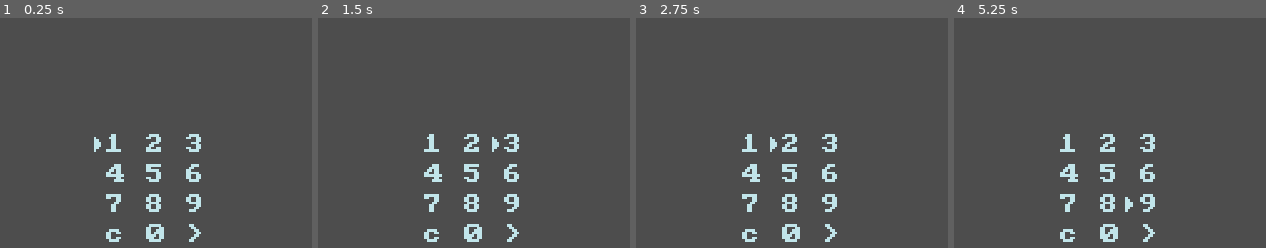
Above: before the commit, frames 1-4 (left to right).
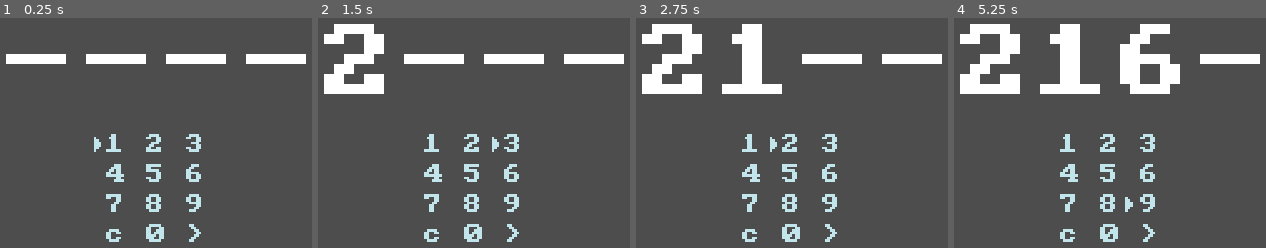
Above: after the commit, the same moments.

Repository: asperkraken/ZooEscape
Game: Godot game, scene res://Scenes/ze_password.tscn
Two runs of this game, one before a commit and one after it. Both use one fixed random seed, a clock stepped at 60 frames per second and the inputs below. This scene is started directly instead of the project's main scene.
Inputs (mouse positions are in pixels of both pictures, inside the frame that each line leads up to):
- Up to frame 1 (0.25 s): no input
- Up to frame 2 (1.5 s): tap Enter (ui_accept) at 0.5, 0.77, 1.25 s; move the mouse to (outside the picture) at 0.52 s; hold Right (DigitalRight) 0.53-1.25 s; hold Z (ActionButton) 0.53-1.25 s; click (outside the picture) at 0.67 s; drag from (outside the picture) to (outside the picture) at 1.27 s
- Up to frame 3 (2.75 s): tap Enter (ui_accept) at 2 s; move the mouse to (873, 70) at 2.02 s; hold Right (DigitalRight) from 2.03 s (still down); hold Z (ActionButton) from 2.03 s (still down); tap O at 2.1 s
- Up to frame 4 (5.25 s): release Right (DigitalRight) at 2.75 s; release Z (ActionButton) at 2.75 s; tap Enter (ui_accept) at 2.75, 3.5, 3.77, 5 s; drag from (outside the picture) to (outside the picture) at 2.77 s; move the mouse to (outside the picture) at 3.52 s; hold Left (DigitalLeft) 3.53-4.25 s; hold Z (ActionButton) 3.53-4.25 s; tap Shift at 3.6 s; tap X (CancelButton) at 4.15 s; drag from (outside the picture) to (991, 57) at 4.27 s; move the mouse to (1150, 169) at 5.02 s; hold Down (DigitalDown) from 5.03 s (still down); hold Z (ActionButton) from 5.03 s (still down); click (1150, 169) at 5.17 s

The runs differ from the first frame. In frame 1, 3.3% of the frame differs, in the area x 1-99%, y 15-20%; in frame 2, 6.0%; in frame 3, 7.8%; in frame 4, 10%, in the area x 1-99%, y 2-34%.

Commit message:
first pass at password system

Diff:
--- a/zoo-escape/Scenes/Levels/ZELevel1.tscn
+++ b/zoo-escape/Scenes/Levels/ZELevel1.tscn
@@ -147,7 +147,7 @@
 
 [node name="ExitTile" parent="." instance=ExtResource("9_p1kfa")]
 position = Vector2(360, 280)
-NextLevelCode = "TL01"
+NextLevelCode = "9990"
 
 [node name="Player" parent="." instance=ExtResource("8_ykhfs")]
 position = Vector2(392, 120)
--- a/zoo-escape/Scenes/ZEDebug.tscn
+++ b/zoo-escape/Scenes/ZEDebug.tscn
@@ -27,7 +27,7 @@
 
 [node name="ExitTile" parent="." instance=ExtResource("8_4t86c")]
 position = Vector2(232, 88)
-NextLevelCode = "DL02"
+NextLevelCode = "9992"
 
 [node name="SteakManager" type="Node2D" parent="."]
 script = ExtResource("2_bxppo")
--- a/zoo-escape/Scenes/ZEDebug2.tscn
+++ b/zoo-escape/Scenes/ZEDebug2.tscn
@@ -21,7 +21,7 @@
 
 [node name="ExitTile" parent="." instance=ExtResource("3_bj522")]
 position = Vector2(232, 88)
-NextLevelCode = "TL01"
+NextLevelCode = "9990"
 
 [node name="SteakManager" type="Node2D" parent="."]
 script = ExtResource("4_4sndc")
--- a/zoo-escape/Scenes/ze_password.gd
+++ b/zoo-escape/Scenes/ze_password.gd
@@ -14,14 +14,32 @@
 @onready var PosEnter := Vector2(336, 232)
 @onready var buttonMatrix := [[Pos1, Pos2, Pos3], [Pos4, Pos5, Pos6], [Pos7, Pos8, Pos9], [PosClear, Pos0, PosEnter]]
 @onready var cursorPos := Vector2i.ZERO
+@onready var codeTextPos := 0
 
 @onready var selector := $Selector
-
+@onready var code := $Code
 
 func _ready() -> void:
 	selector.position = buttonMatrix[cursorPos.y][cursorPos.x]
+	code.text = "----"
 
 func _input(_event: InputEvent) -> void:
+	if Input.is_action_just_pressed("ActionButton"):
+		if selector.position == PosClear:
+			code.text = "----"
+			codeTextPos = 0
+		elif selector.position == PosEnter:
+			if !code.text.contains("-") and Globals.Game_Globals.has(code.text):
+				SceneManager.call_deferred("GoToNewSceneString",self, Globals.Game_Globals[code.text])
+		else:
+			if code.text.contains("-"):
+				SetNum()
+
+	if Input.is_action_just_pressed("CancelButton"):
+		if codeTextPos != 0:
+			codeTextPos -= 1
+			code.text[codeTextPos] = "-"
+
 	if Input.is_action_just_pressed("DigitalUp"):
 		if cursorPos.y == 0:
 			cursorPos.y = 3
@@ -47,3 +65,30 @@
 			cursorPos.x -= 1
 
 	selector.position = buttonMatrix[cursorPos.y][cursorPos.x]
+
+func SetNum():
+	var num := ""
+	match buttonMatrix[cursorPos.y][cursorPos.x]:
+		Pos0:
+			num = "0"
+		Pos1:
+			num = "1"
+		Pos2:
+			num = "2"
+		Pos3:
+			num = "3"
+		Pos4:
+			num = "4"
+		Pos5:
+			num = "5"
+		Pos6:
+			num = "6"
+		Pos7:
+			num = "7"
+		Pos8:
+			num = "8"
+		Pos9:
+			num = "9"
+
+	code.text[codeTextPos] = num
+	codeTextPos += 1
--- a/zoo-escape/Scenes/ze_password.tscn
+++ b/zoo-escape/Scenes/ze_password.tscn
@@ -135,6 +135,16 @@
 theme_override_fonts/font = ExtResource("1_hgeig")
 text = ">"
 
+[node name="Code" type="Label" parent="."]
+offset_left = 200.0
+offset_top = 64.0
+offset_right = 456.0
+offset_bottom = 128.0
+theme_override_fonts/font = ExtResource("1_hgeig")
+theme_override_font_sizes/font_size = 64
+text = "----"
+horizontal_alignment = 1
+
 [node name="Selector" type="AnimatedSprite2D" parent="."]
 position = Vector2(272, 184)
 sprite_frames = SubResource("SpriteFrames_7qm3v")
